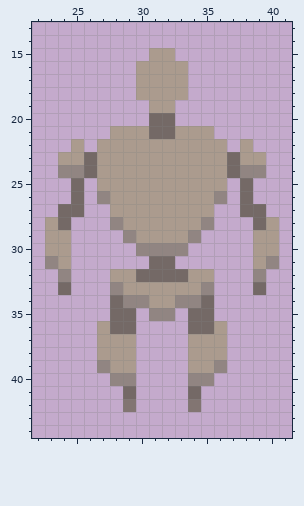
Pixel-art file: assets/boss/boss atempt 1.aseprite. The picture above is the old version.
64x64 pixels, 1 frame. Shown: x 22..41, y 13..44.
And afterwards:
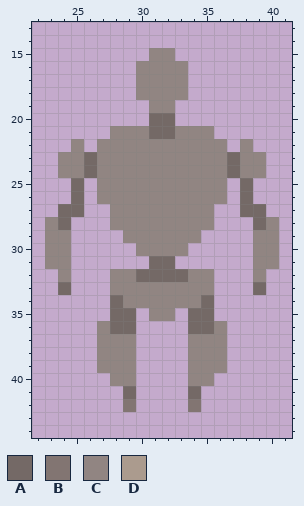
Palette (. is transparent): A #746966  B #827572  C #918582  D #ab9b8e
The commit says: boss ani setup 1
What changed:
Changed rows in their new state; - is an unchanged pixel.
Layer "Layer 1":
first column x 23:
15 --------CC--------
16 -------CCCC-------
17 -------CCCC-------
18 -------CCCC-------
19 --------CC--------
21 -----CCC--CCC-----
22 --C-CCCCCCCCCC-C--
23 -CC-CCCCCCCCCC-CC-
24 ----CCCCCCCCCC----
25 ----CCCCCCCCCC----
26 -----CCCCCCCC-----
27 -----CCCCCCCC-----
28 C-----CCCCCC-----C
29 CC-----CCCC-----CC
30 CC--------------CC
31 -C--------------C-
32 -----CC----CC-----
33 ------CCCCCC------
34 --------CC--------
36 ----C--------C----
37 ----CCC----CCC----
38 ----CCC----CCC----
39 -----CC----CC-----
Boxes around the changes in both pictures, in picture pixels (x1, y1, x2, y2):
changed: (45, 48, 279, 373)
